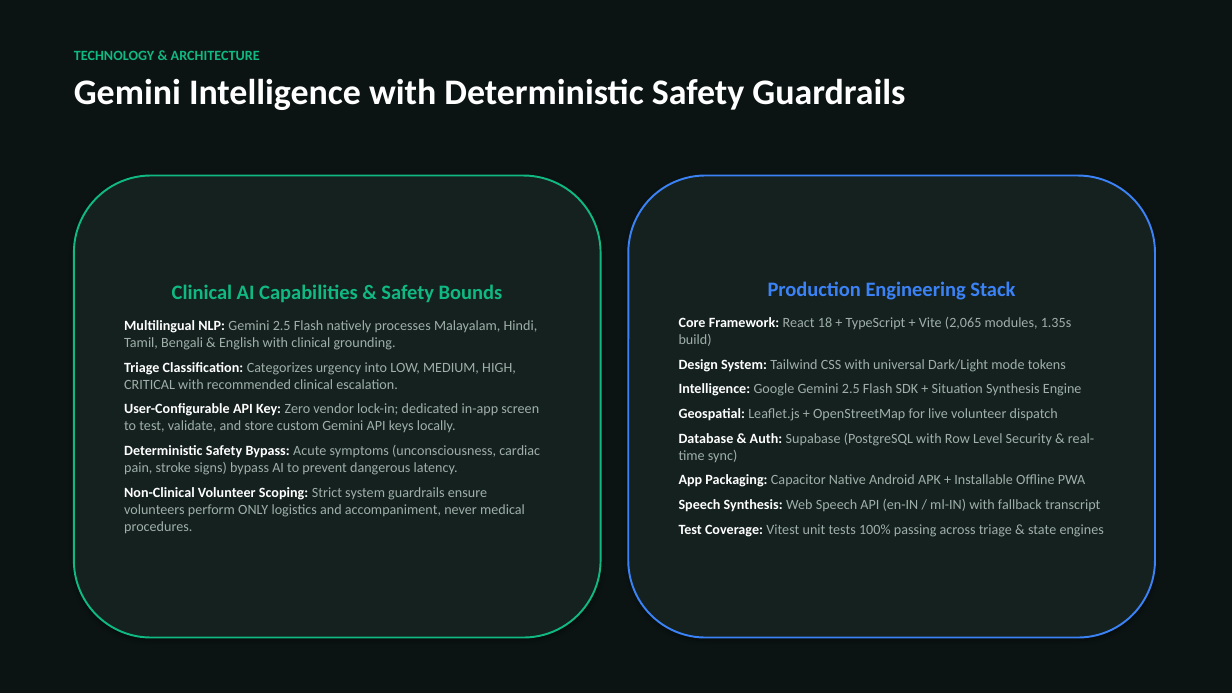
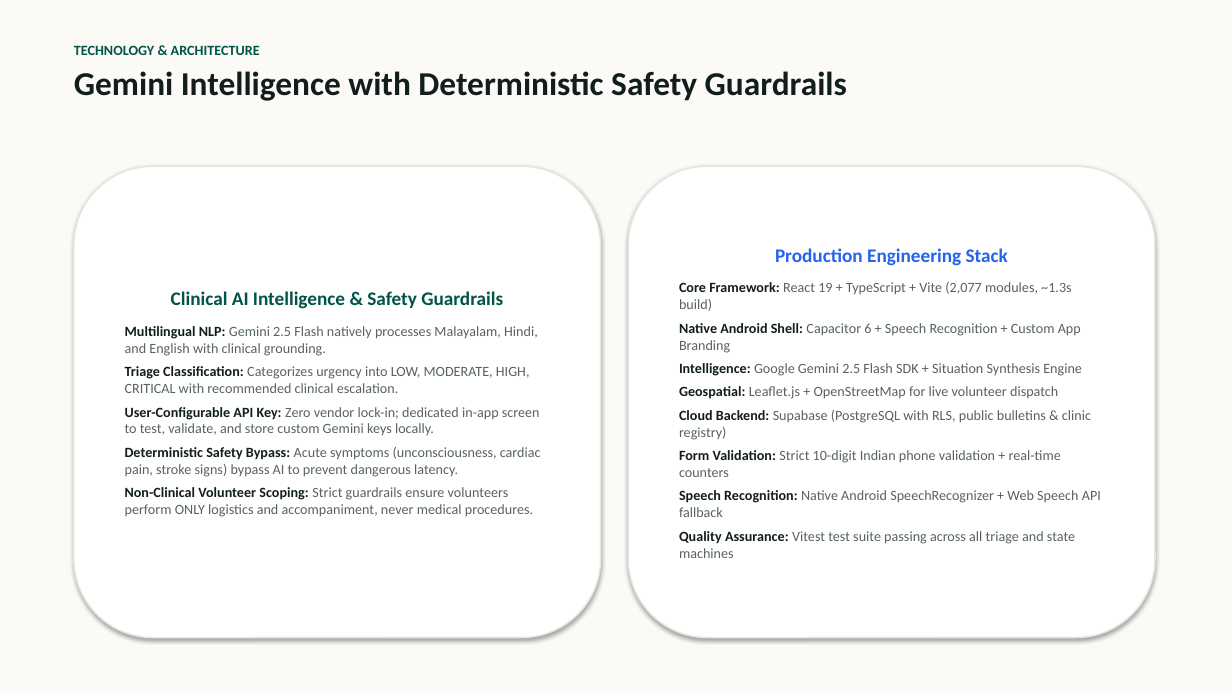
Before and after one commit to jvstin47/AroggyaGram-3, a slide deck: slide 5 of AroggyaGram_Pitch_Deck.pptx. Drawn at 1232x693 pixels with LibreOffice and Linux fonts; fonts in the diff are those of the drawing. Boxes give left, top, right and bottom in pixels: in the first picture for what was removed or moved away, otherwise in the second. Text is boxed around its words. In the diff, an @@ line names an element or a change of style, - is before the commit and + after.

Commit message:
feat: fix broken news image with bottle photo, redesign pitch deck in app theme, and refresh stable APK release

```diff
--- a/AroggyaGram_Pitch_Deck.pptx
+++ b/AroggyaGram_Pitch_Deck.pptx
@@ rectangle at (x1=0, y1=0, x2=1232, y2=693): fill #0B1413 to #FBFAF6 @@
@@ text "TECHNOLOGY & ARCHITECTURE" at (x1=74, y1=45, x2=847, y2=101): text colour #10B981 to #005448 in "TECHNOLOGY & ARCHITECTURE"; size 28 to 26 pt, text colour #FFFFFF to #121E1C in "Gemini Intelligence with Deterministic Safety Guardrails"; less space between paragraphs @@
@@ rounded rectangle "Clinical AI Intelligence & Safety ..." resized from (x1=74, y1=176, x2=601, y2=638) to (x1=74, y1=166, x2=601, y2=638) @@
@@ rounded rectangle "Clinical AI Intelligence & Safety ..." at (x1=74, y1=166, x2=601, y2=638): fill #14211F to #FFFFFF; outline #10B981 1.5 pt to #E8E6DF 1.2 pt @@
@@ rounded rectangle "Production Engineering Stack" resized from (x1=628, y1=176, x2=1155, y2=638) to (x1=628, y1=166, x2=1155, y2=638) @@
@@ rounded rectangle "Production Engineering Stack" at (x1=628, y1=166, x2=1155, y2=638): fill #14211F to #FFFFFF; outline #3B82F6 1.5 pt to #E8E6DF 1.2 pt @@
@@ text in rounded rectangle at (x1=679, y1=248, x2=1082, y2=376): size 16 to 15 pt, text colour #3B82F6 to #2563EB in "Production Engineering Stack"; text colour #FFFFFF to #121E1C in "Intelligence:", "Geospatial:"; text colour #A0AFAA to #576361 in "Google Gemini 2.5 Flash SDK + Situation ...", "Leaflet.js + OpenStreetMap for live volunteer dispatch"; less space between paragraphs @@
@@ text in rounded rectangle at (x1=125, y1=291, x2=540, y2=435): text changed; text colour #A0AFAA to #576361 @@
-Clinical AI Capabilities & Safety Bounds
-Multilingual NLP: Gemini 2.5 Flash natively processes Malayalam, Hindi, Tamil, Bengali & English with clinical grounding.
-Triage Classification: Categorizes urgency into LOW, MEDIUM, HIGH, CRITICAL with recommended clinical escalation.
-User-Configurable API Key: Zero vendor lock-in; dedicated in-app screen to test, validate, and store custom Gemini API keys locally.
+Clinical AI Intelligence & Safety Guardrails
+Multilingual NLP: Gemini 2.5 Flash natively processes Malayalam, Hindi, and English with clinical grounding.
+Triage Classification: Categorizes urgency into LOW, MODERATE, HIGH, CRITICAL with recommended clinical escalation.
+User-Configurable API Key: Zero vendor lock-in; dedicated in-app screen to test, validate, and store custom Gemini keys locally.
@@ text in rounded rectangle at (x1=679, y1=282, x2=1081, y2=353): text changed; text colour #A0AFAA to #576361 @@
-Core Framework: React 18 + TypeScript + Vite (2,065 modules, 1.35s build)
-Design System: Tailwind CSS with universal Dark/Light mode tokens
+Core Framework: React 19 + TypeScript + Vite (2,077 modules, ~1.3s build)
+Native Android Shell: Capacitor 6 + Speech Recognition + Custom App Branding
@@ text in rounded rectangle at (x1=679, y1=410, x2=1101, y2=558): text changed; text colour #A0AFAA to #576361 @@
-Database & Auth: Supabase (PostgreSQL with Row Level Security & real-time sync)
-App Packaging: Capacitor Native Android APK + Installable Offline PWA
-Speech Synthesis: Web Speech API (en-IN / ml-IN) with fallback transcript
-Test Coverage: Vitest unit tests 100% passing across triage & state engines
+Cloud Backend: Supabase (PostgreSQL with RLS, public bulletins & clinic registry)
+Form Validation: Strict 10-digit Indian phone validation + real-time counters
+Speech Recognition: Native Android SpeechRecognizer + Web Speech API fallback
+Quality Assurance: Vitest test suite passing across all triage and state machines
@@ text in rounded rectangle at (x1=125, y1=447, x2=541, y2=477): text colour #FFFFFF to #121E1C in "Deterministic Safety Bypass:"; text colour #A0AFAA to #576361 in "Acute symptoms (unconsciousness, cardiac pain, stroke signs) ..."; less space between paragraphs @@
@@ text in rounded rectangle at (x1=125, y1=487, x2=533, y2=517): text changed; text colour #A0AFAA to #576361 @@
-Non-Clinical Volunteer Scoping: Strict system guardrails ensure volunteers perform ONLY logistics and accompaniment, never medical procedures.
+Non-Clinical Volunteer Scoping: Strict guardrails ensure volunteers perform ONLY logistics and accompaniment, never medical procedures.
```
Also in this commit, not shown: 6 other slides changed, 1 slide added, 1 slide removed, 9 other files.
